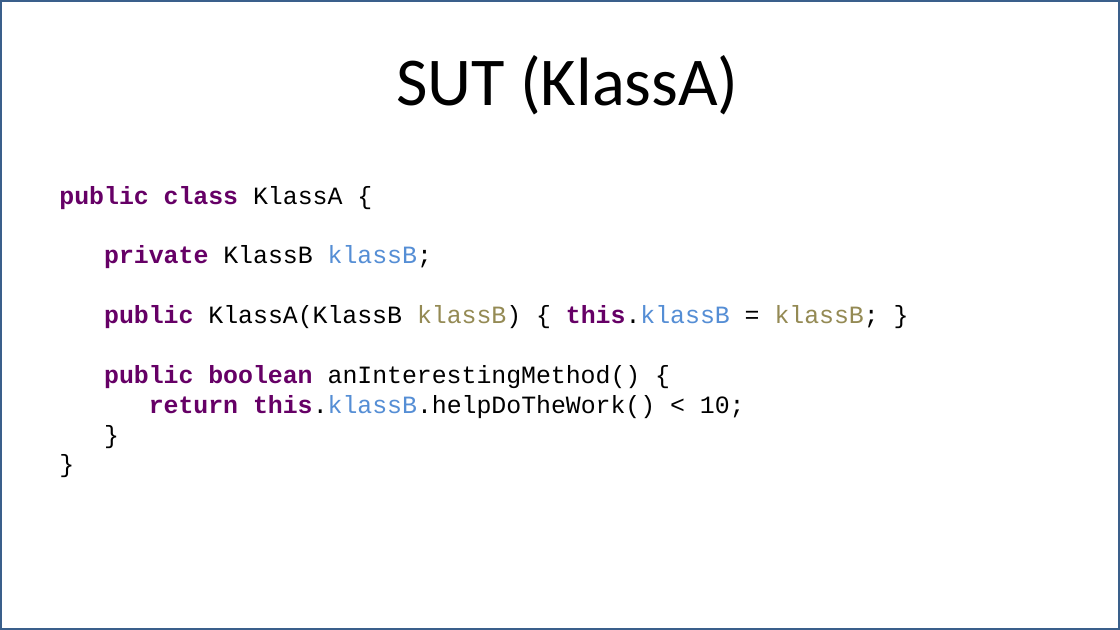
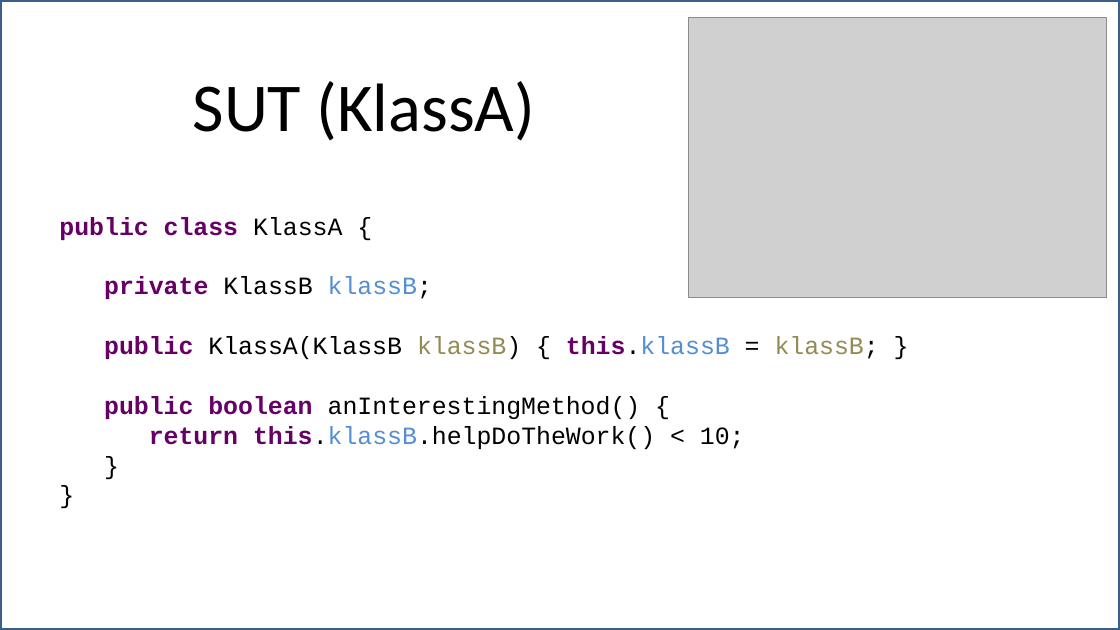
Before and after one commit to robindanzinger/chado_presentation, a slide deck: slide 13 of chadojs - who is testing the mocks - 16zu9.pptx. Drawn at 1120x630 pixels with LibreOffice and Linux fonts; fonts in the diff are those of the drawing; grey boxes stand for pictures. Boxes give left, top, right and bottom in pixels: in the first picture for what was removed or moved away, otherwise in the second. Text is boxed around its words. In the diff, an @@ line names an element or a change of style, - is before the commit and + after.

Commit message:
added some tea images

```diff
--- a/chadojs - who is testing the mocks - 16zu9.pptx
+++ b/chadojs - who is testing the mocks - 16zu9.pptx
@@ picture added at (689,18,1107,298) @@
@@ title "SUT (KlassA)": place and size @@
-title "SUT (KlassA)" at (396,55,739,115)
+title "SUT (KlassA)" at (193,81,536,141)
@@ text "public class KlassA {": place and size @@
-text "public class KlassA {" at (59,186,879,418)
+text "public class KlassA {" at (59,217,879,449)
```
Also in this commit, not shown: 11 other slides changed.
